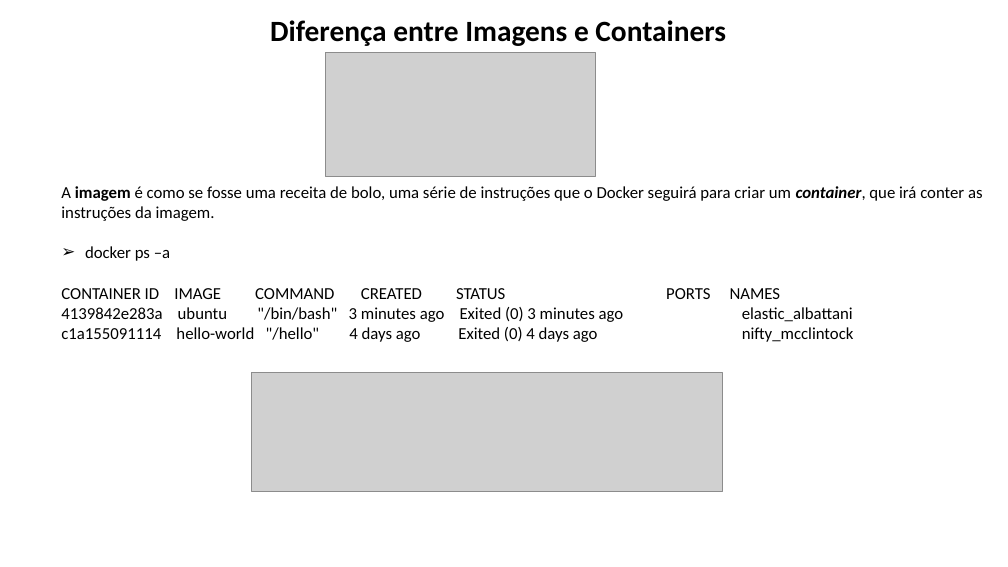
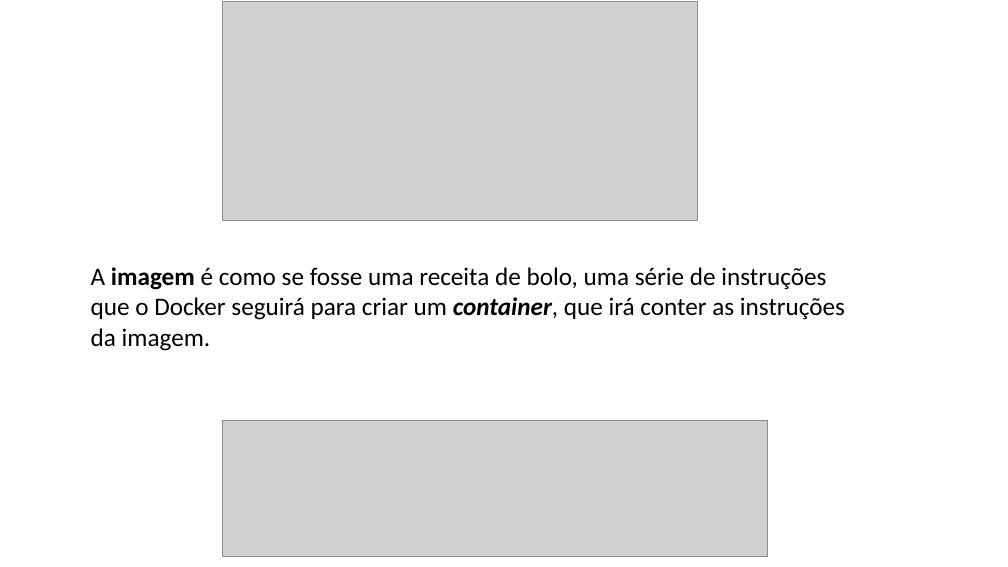
Before and after one commit to lacsousa/learning-docker, a slide deck: slide 13 of docs/docker-resumo.pptx (slide 10 before the commit). Drawn at 1008x567 pixels with LibreOffice and Linux fonts; fonts in the diff are those of the drawing; grey boxes stand for pictures. Boxes give left, top, right and bottom in pixels: in the first picture for what was removed or moved away, otherwise in the second. Text is boxed around its words. In the diff, an @@ line names an element or a change of style, - is before the commit and + after.

```diff
--- a/docs/docker-resumo.pptx
+++ b/docs/docker-resumo.pptx
@@ picture resized from (x1=326, y1=53, x2=595, y2=177) to (x1=222, y1=2, x2=698, y2=220) @@
@@ text removed at (x1=270, y1=20, x2=726, y2=46) @@
-Diferença entre Imagens e Containers
@@ text at (x1=61, y1=246, x2=854, y2=342): paragraphs removed @@
-➢ docker ps –a
-CONTAINER ID IMAGE COMMAND CREATED STATUS PORTS NAMES
-4139842e283a ubuntu "/bin/bash" 3 minutes ago Exited (0) 3 minutes ago elastic_albattani
-c1a155091114 hello-world "/hello" 4 days ago Exited (0) 4 days ago nifty_mcclintock
@@ text "A imagem é como se ..." moved from (x1=61, y1=186, x2=983, y2=342) to (x1=91, y1=267, x2=845, y2=351) @@
@@ text "A imagem é como se ..." at (x1=91, y1=267, x2=845, y2=351): size 16 to 24 pt @@
@@ picture resized from (x1=252, y1=373, x2=723, y2=491) to (x1=222, y1=420, x2=767, y2=557) @@
```
Also in this commit, not shown: 9 other slides changed, 3 slides added, 3 slides removed.
